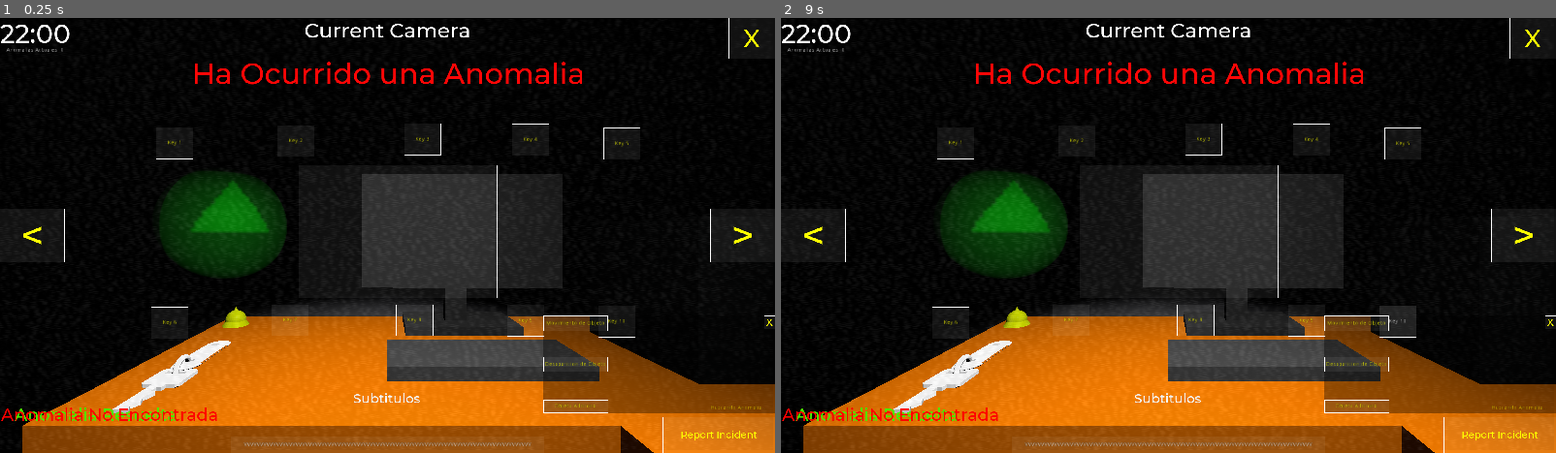
Above: before the commit, frames 1-2 (left to right).
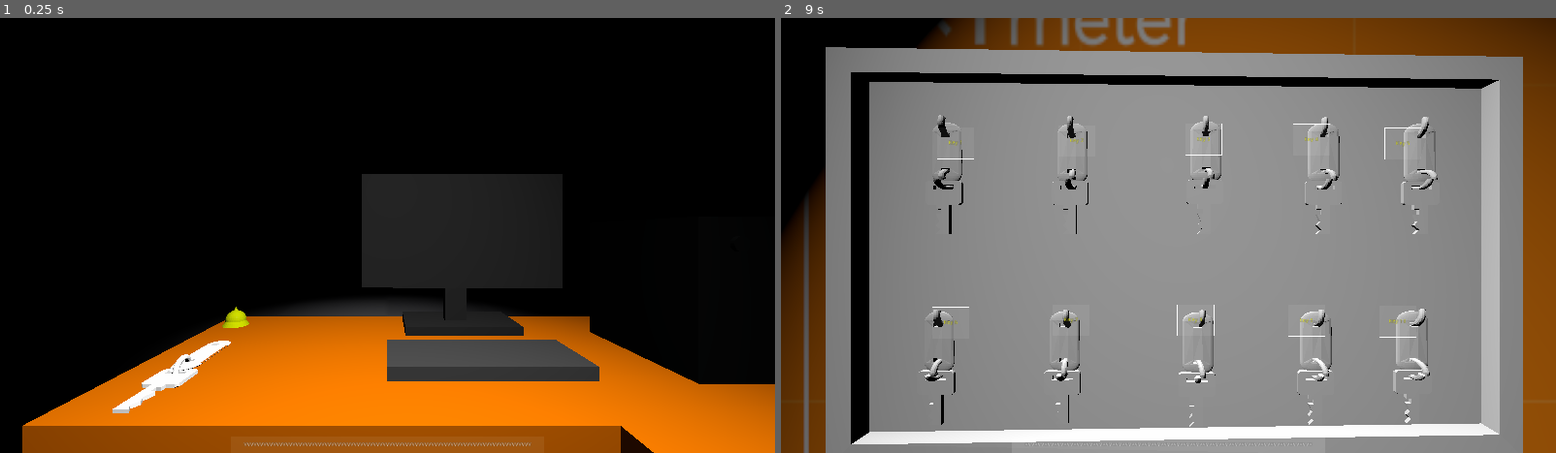
Above: after the commit, the same moments.

Repository: Mageh533/triangulinProjectGodot
Game: Godot game, scene res://Scenes/Level/LockedUpLevels/lockedUpReception.tscn
Two runs of this game, one before a commit and one after it. Both use one fixed random seed, a clock stepped at 60 frames per second and the inputs below. The engine's default icon, where the game draws it, is replaced by a stand-in: a white triangle on a blue panel in a dark square.
Inputs (mouse positions are in pixels of both pictures, inside the frame that each line leads up to):
- Up to frame 1 (0.25 s): no input
- Up to frame 2 (9 s): click (1532, 39) at 0.5 s, where only the run before the commit has a clickable "X"; click (959, 144) at 1.25 s, where only the run before the commit has a clickable "Key 1"; click (1075, 139) at 2 s, where only the run before the commit has a clickable "Key 2"; click (1207, 139) at 2.75 s, where only the run before the commit has a clickable "Key 3"; click (1308, 139) at 3.5 s, where only the run before the commit has a clickable "Key 4"; click (1401, 144) at 4.25 s, where only the run before the commit has a clickable "Key 5"; click (951, 322) at 5 s, where only the run before the commit has a clickable "Key 6"; click (1067, 318) at 5.75 s, where only the run before the commit has a clickable "Key 7"; click (1191, 318) at 6.5 s, where only the run before the commit has a clickable "Key 8"; click (1308, 322) at 7.25 s, where only the run before the commit has a clickable "Key 9"; click (1401, 322) at 8 s, where only the run before the commit has a clickable "Key 10"; click "VVVVVVVVVVVVVVVVVVVVVVVVVVVVV…" at 8.75 s

The runs differ from the first frame. In frame 1, 10% of the frame differs, in the area x 0-100%, y 0-100%; in frame 2, 93%.
Error before the commit: Parse Error: The identifier "PcEnabled" isn't declared in the current scope. (res://Scripts/Levels/LockedUpLevels/lockedUpReception.gd:398)

Commit message:
Kick player out of pc once disabled
There is still however a bug where switching cameras at the last second doesnt properly kick out the player

Diff:
--- a/Scenes/Level/LockedUpLevels/lockedUpReception.tscn
+++ b/Scenes/Level/LockedUpLevels/lockedUpReception.tscn
@@ -359,8 +359,7 @@
 
 [node name="Main" type="Node"]
 script = ExtResource( 7 )
-difficulty = null
-shadowDifficulty = 10
+shadowDifficulty = 20
 
 [node name="AllCameras" type="Spatial" parent="."]
 
@@ -435,7 +434,7 @@
 position = Vector2( 955, 537.5 )
 scale = Vector2( 2.99688, 2.23125 )
 frames = SubResource( 33 )
-frame = 1
+frame = 4
 playing = true
 
 [node name="LeavePC" type="Button" parent="GUI/OnPC"]
@@ -1110,7 +1109,10 @@
 one_shot = true
 
 [node name="DisablePC" type="Timer" parent="Timers"]
-
+wait_time = 10.0
+one_shot = true
+
+[connection signal="kickPlayerOutOfPC" from="." to="Player" method="_on_Main_kickPlayerOutOfPC"]
 [connection signal="button_up" from="GUI/Normal/TurnAround" to="Player" method="_on_Button_button_up"]
 [connection signal="pressed" from="GUI/Normal/TurnAround" to="." method="_on_TurnAround_pressed"]
 [connection signal="button_up" from="GUI/Normal/UsePC" to="." method="_on_UsePC_button_up"]
--- a/Scripts/Levels/LockedUpLevels/lockedUpReception.gd
+++ b/Scripts/Levels/LockedUpLevels/lockedUpReception.gd
@@ -1,4 +1,6 @@
 extends Node
+
+signal kickPlayerOutOfPC
 
 export var difficulty = 5
 export var shadowDifficulty = 5
@@ -7,6 +9,8 @@
 var anomalyCounter = 0
 var time = 0
 var errors = 0
+
+var pcEnabled = true
 
 onready var allCameras =  $AllCameras.get_children()
 
@@ -203,6 +207,7 @@
 	correctKeyToGive = randomKey
 	$GUI/Normal/Subtitles.visible = true
 	$Timers/SubtitleTimer.start()
+	$Timers/ShadowEventTime.start()
 	# Prepare the array, correct key goes first then some dummy ones
 	while possibleKeys.size() < 10:
 		if !(correctKeySet):
@@ -227,18 +232,24 @@
 	if key == correctKeyToGive:
 		$Timers/ShadowEventTime.stop()
 		$GUI/Normal/Subtitles.text = "Gracias"
+		$GUI/Normal/Subtitles.visible = true
 		$Timers/SubtitleTimer.start()
 		resetKeyMeshes()
 		resetKeyButtons()
 	else:
+		$Timers/ShadowEventTime.stop()
+		$GUI/Normal/Subtitles.visible = true
 		$GUI/Normal/Subtitles.text = "Me tomas por bobo? Me enfado"
+		$Timers/SubtitleTimer.start()
 		resetKeyMeshes()
 		resetKeyButtons()
 		failedShadowEvent()
-		$Timers/SubtitleTimer.start()
 
 func failedShadowEvent():
 	$Structures/Lobby/Sombra.visible = false
+	pcEnabled = false
+	emit_signal("kickPlayerOutOfPC")
+	onLobby()
 	$Timers/DisablePC.start()
 
 # Signal Functions
@@ -310,7 +321,7 @@
 	$GUI/OnPC/IncidentMenu.visible = false
 
 func _on_Player_canUsePC(status):
-	if status:
+	if status and pcEnabled:
 		$GUI/Normal/UsePC.visible = true
 	else:
 		$GUI/Normal/UsePC.visible = false
@@ -336,7 +347,7 @@
 	$GUI/Normal/Subtitles.visible = false
 
 func _on_ShadowSpawner_timeout():
-	if rand_range(1, 20) < shadowDifficulty:
+	if rand_range(1, 20) < shadowDifficulty and $Timers/DisablePC.is_stopped():
 		createShadowEvent()
 
 
@@ -348,7 +359,9 @@
 
 
 func _on_ShadowEventTime_timeout():
+	$GUI/Normal/Subtitles.visible = true
 	$GUI/Normal/Subtitles.text = "No me haces caso y me enfado"
+	$Timers/SubtitleTimer.start()
 	resetKeyMeshes()
 	resetKeyButtons()
 	failedShadowEvent()
@@ -395,4 +408,4 @@
 
 
 func _on_DisablePC_timeout():
-	PcEnabled = true
+	pcEnabled = true
--- a/Scripts/Player/LockedFPController.gd
+++ b/Scripts/Player/LockedFPController.gd
@@ -2,8 +2,6 @@
 
 signal canUsePC
 signal onPc
-
-var PcEnabled = true
 
 onready var head = get_node("Head")
 var turned = false
@@ -21,6 +19,11 @@
 		emit_signal("canUsePC", true)
 	else:
 		emit_signal("canUsePC", false)
+
+func leavePc():
+	onCamera = false
+	$Head/Camera.current = true
+	$AnimationPlayer.play("RESET")
 
 func keyboardControls(delta):
 	if Input.is_action_pressed("move_left"):
@@ -47,6 +50,8 @@
 		$AnimationPlayer.play("useCamera")
 
 func _on_LeavePC_button_up():
-		onCamera = false
-		$Head/Camera.current = true
-		$AnimationPlayer.play("RESET")
+	leavePc()
+
+
+func _on_Main_kickPlayerOutOfPC():
+	leavePc()
